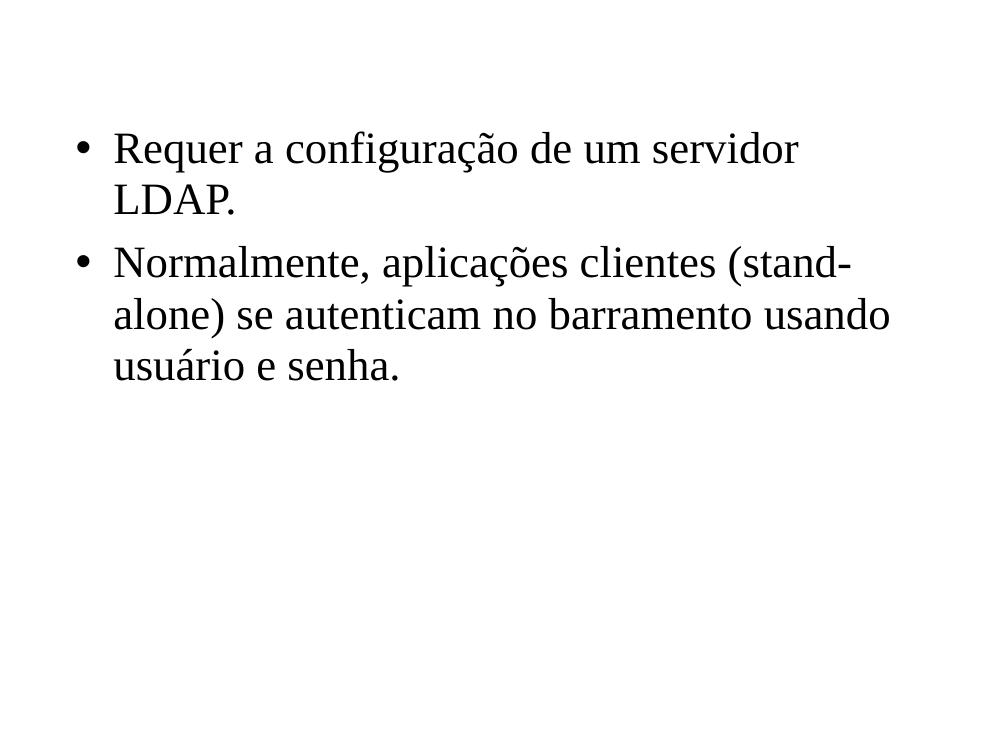
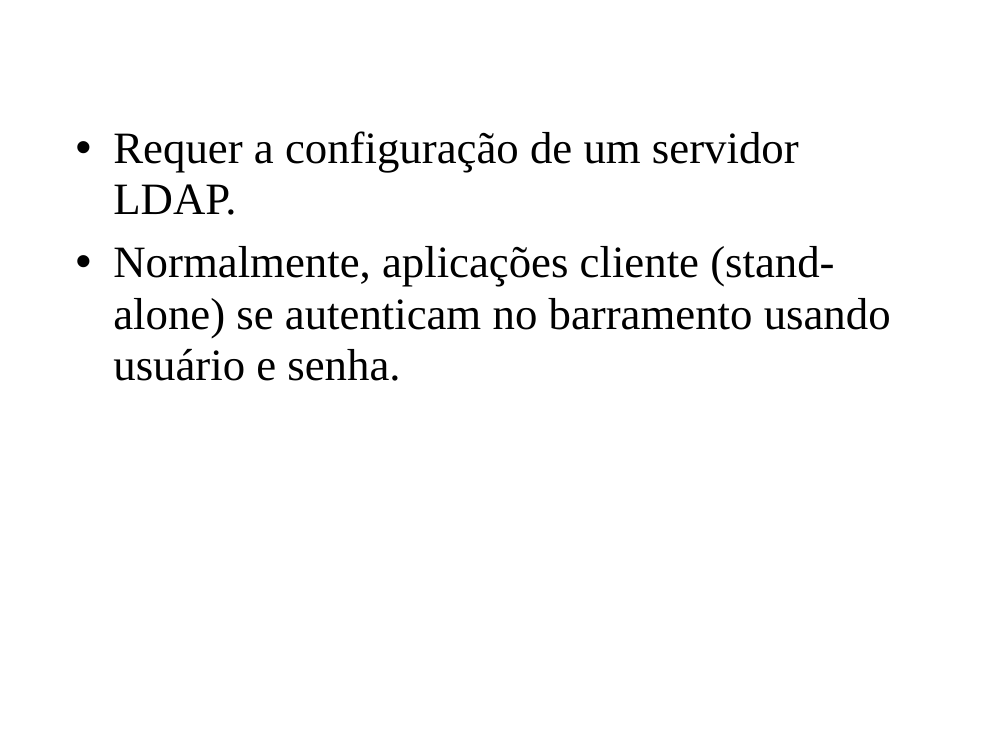
Before and after one commit to amadeubarbosa/openbus-core, a slide deck: slide 9 of docs/cursos/developer/2011-05-16_20-UFCG/9.SDK_Openbus.ppt. Drawn at 1008x756 pixels with LibreOffice and Linux fonts; fonts in the diff are those of the drawing; background and template pictures are left out. Boxes give left, top, right and bottom in pixels: in the first picture for what was removed or moved away, otherwise in the second. Text is boxed around its words. In the diff, an @@ line names an element or a change of style, - is before the commit and + after.

```diff
--- a/docs/cursos/developer/2011-05-16_20-UFCG/9.SDK_Openbus.ppt
+++ b/docs/cursos/developer/2011-05-16_20-UFCG/9.SDK_Openbus.ppt
@@ text at [113, 246, 891, 381]: text changed @@
-• Normalmente, aplicações clientes (stand-alone) se autenticam no barramento usando usuário e senha.
+• Normalmente, aplicações cliente (stand-alone) se autenticam no barramento usando usuário e senha.
```
Also in this commit, not shown: 1 other slide changed, 9 other files.
